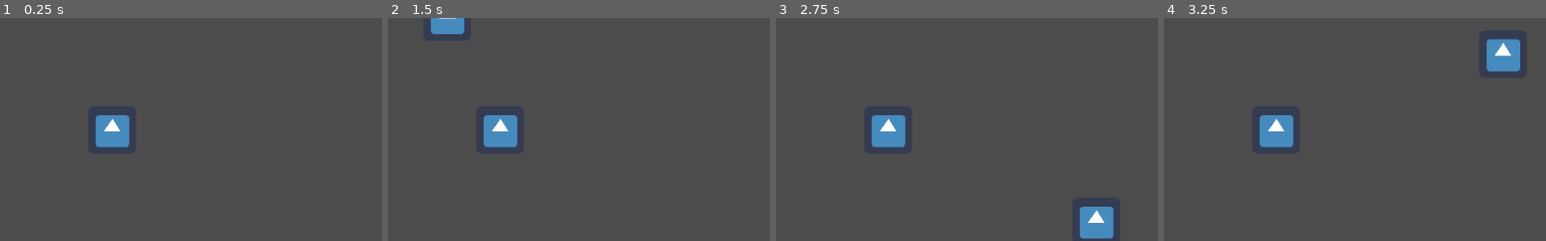
Above: before the commit, frames 1-4 (left to right).
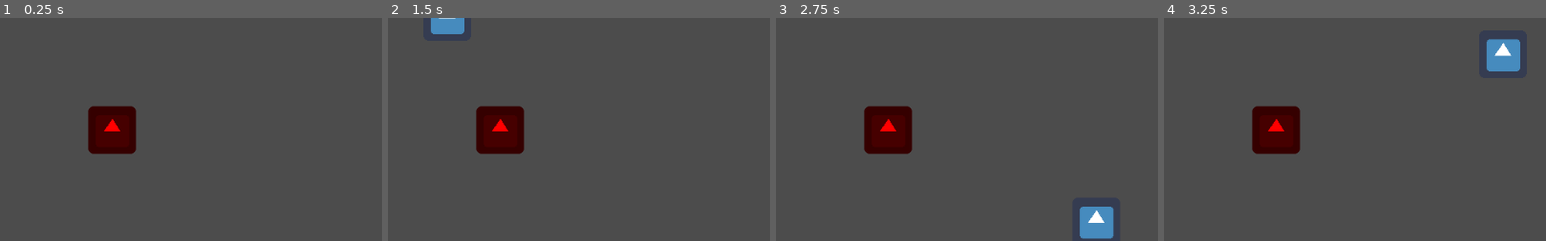
Above: after the commit, the same moments.

Repository: Madhavaprasath/Godot-wildjam-42
Game: Godot game, scene res://Tests/AttackTest.tscn
The game is run twice, just before and just after one commit, with the same random seed, the same clock (stepped at 60 frames per second) and the same inputs. The project has no main scene, so this scene is started directly. The engine's default icon, where the game draws it, is replaced by a stand-in: a white triangle on a blue panel in a dark square.
Inputs:
- Up to frame 1 (0.25 s): no input
- Up to frame 2 (1.5 s): tap Enter at 0.5 s; hold Right (ui_right) 0.53-1.28 s; hold Space (Space) 0.53-1.28 s; tap Shift (Shift, bound only after the commit) at 0.8, 1.35 s; hold Down (ui_down) from 1.28 s (still down)
- Up to frame 3 (2.75 s): tap Space (Space) at 1.55 s; release Down (ui_down) at 2.03 s; hold Right (ui_right) from 2.03 s (still down); hold Space (Space) from 2.03 s (still down); tap Shift (Shift, bound only after the commit) at 2.3 s
- Up to frame 4 (3.25 s): release Right (ui_right) at 2.78 s; release Space (Space) at 2.78 s; hold Up (ui_up) from 2.78 s (still down); tap Shift (Shift, bound only after the commit) at 2.85 s; tap Space (Space) at 3.05 s
The pictures show only the part of the screen within x 29-79%, y 17-67%; the shares and areas given below are measured in that part.

The runs differ from the first frame. In frame 1, 2.7% of the frame differs, in the area x 23-36%, y 39-62%; in frame 2, 2.7%; in frame 3, 2.7%; in frame 4, 2.7%.

Commit message:
player state machine handles dash and getting hit

Diff:
--- a/Fragile/Attack/Attack.gd
+++ b/Fragile/Attack/Attack.gd
@@ -4,7 +4,7 @@
 var attacker_types =["player","enemy"]
 var attacker = attacker_types[0]
 var damage: int = 0
-var stun = 0
+var stun = 0.5
 var destroy_things : bool = false
 # Called when the node enters the scene tree for the first time.
 func _ready():
--- a/Fragile/Entity/Entity.gd
+++ b/Fragile/Entity/Entity.gd
@@ -4,7 +4,6 @@
 	IDLE,MOVEMENT,ATTACK,DASH,STUN
 }
 var current_state=states.IDLE
-var stun_duration = 0
 var types = ["player","enemy"]
 var type = types[0]
 var myAttack
@@ -15,13 +14,22 @@
 		queue_free()
 # Called when the node enters the scene tree for the first time.
 func _ready():
-	pass # Replace with function body.
+	$StunTime.connect("timeout",self,"_on_StunTime_timeout")
+	pass
 
 func get_hit(attack ):
 	hp = hp - attack.damage
 	current_state = states.STUN
-	stun_duration = attack.stun
+	$StunTime.wait_time = attack.stun
+	$StunTime.start();
+
 
 # Called every frame. 'delta' is the elapsed time since the previous frame.
 #func _process(delta):
 #	pass
+
+
+
+
+func _on_StunTime_timeout():
+	current_state = states.IDLE
--- a/Fragile/Entity/Entity.tscn
+++ b/Fragile/Entity/Entity.tscn
@@ -15,3 +15,6 @@
 texture = ExtResource( 2 )
 
 [node name="AnimationPlayer" type="AnimationPlayer" parent="."]
+
+[node name="StunTime" type="Timer" parent="."]
+one_shot = true
--- a/Fragile/Player/Player.gd
+++ b/Fragile/Player/Player.gd
@@ -17,11 +17,20 @@
 	pass
 
 func _physics_process(delta):
-	_apply_movement(delta)
-	var state=match_fsm(current_state)
-	if state!=null:
-		current_state=state
-		print(state,velocity)
+	if current_state == states.STUN:
+		return
+	if current_state == states.DASH:
+		_process_dash(delta)
+	else  :
+		_apply_movement(delta)
+
+	if current_state != states.DASH &&current_state != states.STUN:
+		if velocity == Vector2():
+			current_state = states.MOVEMENT
+		else :
+			current_state = states.IDLE
+
+		print(current_state,velocity)
 		animate_state(current_mode,current_state)
 
 func match_fsm(state):
@@ -49,9 +58,23 @@
 func _unhandled_input(event):
 	if event.is_action_pressed("Space"):
 		transform_into_beast()
+	if event.is_action_pressed("Shift"):
+		initiate_dash()
+
+func initiate_dash():
+	if current_state != states.DASH && current_state != states.IDLE:
+		current_state = states.DASH
+
 
 func animate_state(current_mode,current_state):
 	pass
 
+
+
 func transform_into_beast():
 	pass
+
+"""Make dash physics calculations here.
+WARNING once the DASH is over, go back to IDLE space """
+func _process_dash(delta):
+	pass
--- a/Fragile/Player/Player.tscn
+++ b/Fragile/Player/Player.tscn
@@ -16,3 +16,5 @@
 texture = ExtResource( 2 )
 
 [node name="AnimationPlayer" type="AnimationPlayer" parent="."]
+
+[node name="StunTime" type="Timer" parent="."]
--- a/Fragile/Tests/AttackTest.tscn
+++ b/Fragile/Tests/AttackTest.tscn
@@ -8,4 +8,5 @@
 [node name="Player" parent="." instance=ExtResource( 2 )]
 
 [node name="KinematicBody2D" parent="." instance=ExtResource( 1 )]
+modulate = Color( 1, 0, 0, 1 )
 position = Vector2( 446, 252 )
--- a/Fragile/project.godot
+++ b/Fragile/project.godot
@@ -36,6 +36,11 @@
 "events": [ Object(InputEventKey,"resource_local_to_scene":false,"resource_name":"","device":0,"alt":false,"shift":false,"control":false,"meta":false,"command":false,"pressed":false,"scancode":32,"physical_scancode":0,"unicode":0,"echo":false,"script":null)
  ]
 }
+Shift={
+"deadzone": 0.5,
+"events": [ Object(InputEventKey,"resource_local_to_scene":false,"resource_name":"","device":0,"alt":false,"shift":false,"control":false,"meta":false,"command":false,"pressed":false,"scancode":16777237,"physical_scancode":0,"unicode":0,"echo":false,"script":null)
+ ]
+}
 
 [physics]
 
